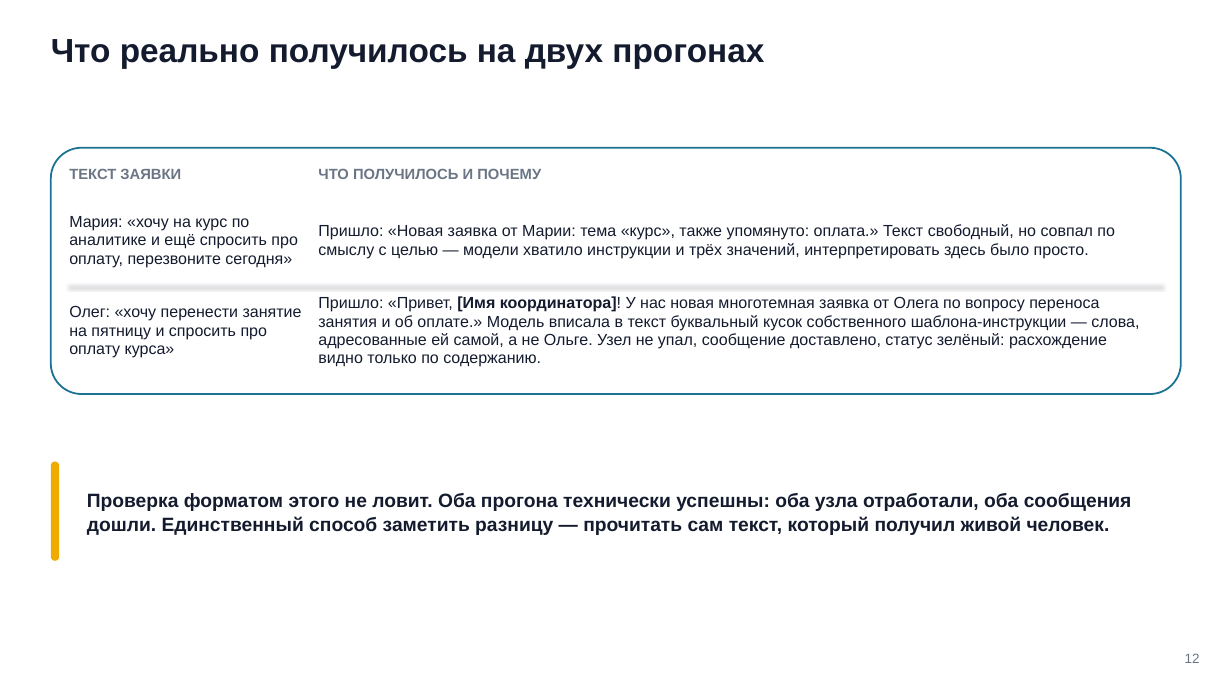
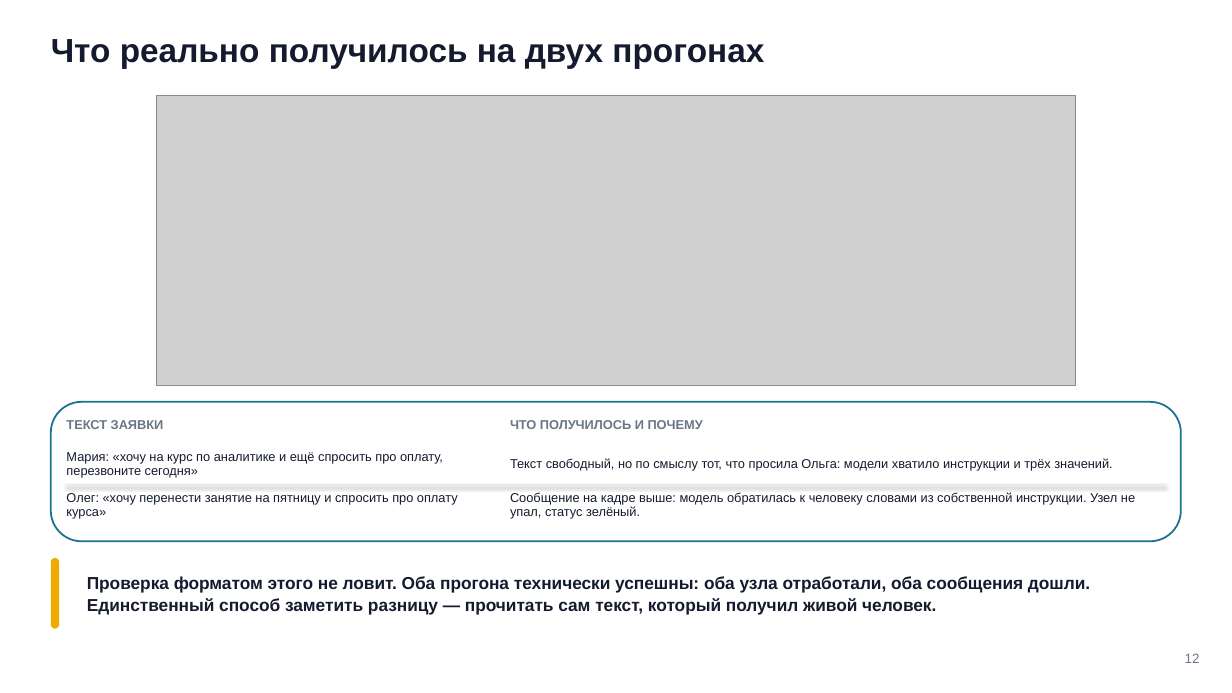
Before and after one commit to tellina-study/AI-usage-lessons, a slide deck: slide 12 of library/seminars/sem-08/rendered/sem-08.pptx. Drawn at 1232x693 pixels with LibreOffice and Linux fonts; fonts in the diff are those of the drawing; grey boxes stand for pictures. Boxes give left, top, right and bottom in pixels: in the first picture for what was removed or moved away, otherwise in the second. Text is boxed around its words. In the diff, an @@ line names an element or a change of style, - is before the commit and + after.

```diff
--- a/library/seminars/sem-08/rendered/sem-08.pptx
+++ b/library/seminars/sem-08/rendered/sem-08.pptx
@@ picture added at bbox=[157, 95, 1076, 385] @@
@@ text removed at bbox=[318, 224, 1115, 259] @@
-Пришло: «Новая заявка от Марии: тема «курс», также упомянуто: оплата.» Текст свободный, но совпал по смыслу с целью — модели хватило инструкции и трёх значений, интерпретировать здесь было просто.
@@ text removed at bbox=[318, 296, 1139, 367] @@
-Пришло: «Привет, [Имя координатора]! У нас новая многотемная заявка от Олега по вопросу переноса занятия и об оплате.» Модель вписала в текст буквальный кусок собственного шаблона-инструкции — слова, адресованные ей самой, а не Ольге. Узел не упал, сообщение доставлено, статус зелёный: расхождение видно только по содержанию.
@@ rounded rectangle: place and size @@
-rounded rectangle at bbox=[51, 148, 1181, 395]
+rounded rectangle at bbox=[51, 402, 1181, 542]
@@ rounded rectangle at bbox=[51, 402, 1181, 542]: proportions changed @@
@@ text "ТЕКСТ ЗАЯВКИ": place and size @@
-text "ТЕКСТ ЗАЯВКИ" at bbox=[69, 168, 181, 179]
+text "ТЕКСТ ЗАЯВКИ" at bbox=[66, 420, 164, 429]
@@ text "ТЕКСТ ЗАЯВКИ" at bbox=[66, 420, 164, 429]: size 11.5 to 10 pt; line spacing 12.7pt to 11pt @@
@@ text "ЧТО ПОЛУЧИЛОСЬ И ПОЧЕМУ" at bbox=[510, 420, 703, 429]: size 11.5 to 10 pt; line spacing 12.7pt to 11pt @@
@@ text "ЧТО ПОЛУЧИЛОСЬ И ПОЧЕМУ": place and size @@
-text "ЧТО ПОЛУЧИЛОСЬ И ПОЧЕМУ" at bbox=[318, 168, 541, 179]
+text "ЧТО ПОЛУЧИЛОСЬ И ПОЧЕМУ" at bbox=[510, 420, 703, 429]
@@ text "Мария: «хочу на курс по ...": place and size @@
-text "Мария: «хочу на курс по ..." at bbox=[69, 216, 298, 268]
+text "Мария: «хочу на курс по ..." at bbox=[66, 452, 443, 478]
@@ text "Мария: «хочу на курс по ..." at bbox=[66, 452, 443, 478]: size 12.5 to 10 pt; line spacing 14.4pt to 10.9pt @@
@@ text added at bbox=[510, 458, 1112, 471], 10 pt, text #141B2E @@
+Текст свободный, но по смыслу тот, что просила Ольга: модели хватило инструкции и трёх значений.
@@ text "Олег: «хочу перенести занятие на ..." at bbox=[66, 493, 458, 519]: size 12.5 to 10 pt; line spacing 14.4pt to 10.9pt @@
@@ text "Олег: «хочу перенести занятие на ...": place and size @@
-text "Олег: «хочу перенести занятие на ..." at bbox=[69, 305, 302, 358]
+text "Олег: «хочу перенести занятие на ..." at bbox=[66, 493, 458, 519]
@@ line moved from (69, 286) - (1163, 286) to (67, 485) - (1165, 485) @@
@@ text added at bbox=[510, 492, 1135, 519], 10 pt, text #141B2E @@
+Сообщение на кадре выше: модель обратилась к человеку словами из собственной инструкции. Узел не упал, статус зелёный.
@@ rounded rectangle: place and size @@
-rounded rectangle at bbox=[51, 461, 59, 560]
+rounded rectangle at bbox=[51, 558, 59, 628]
@@ text "Проверка форматом этого не ловит. ...": place and size @@
-text "Проверка форматом этого не ловит. ..." at bbox=[87, 493, 1132, 535]
+text "Проверка форматом этого не ловит. ..." at bbox=[87, 576, 1090, 615]
@@ text "Проверка форматом этого не ловит. ..." at bbox=[87, 576, 1090, 615]: size 15 to 13.5 pt; line spacing 18.6pt to 16.7pt @@
```
Also in this commit, not shown: 10 other slides changed, 3 slides added, 2 slides removed, 25 other files.
